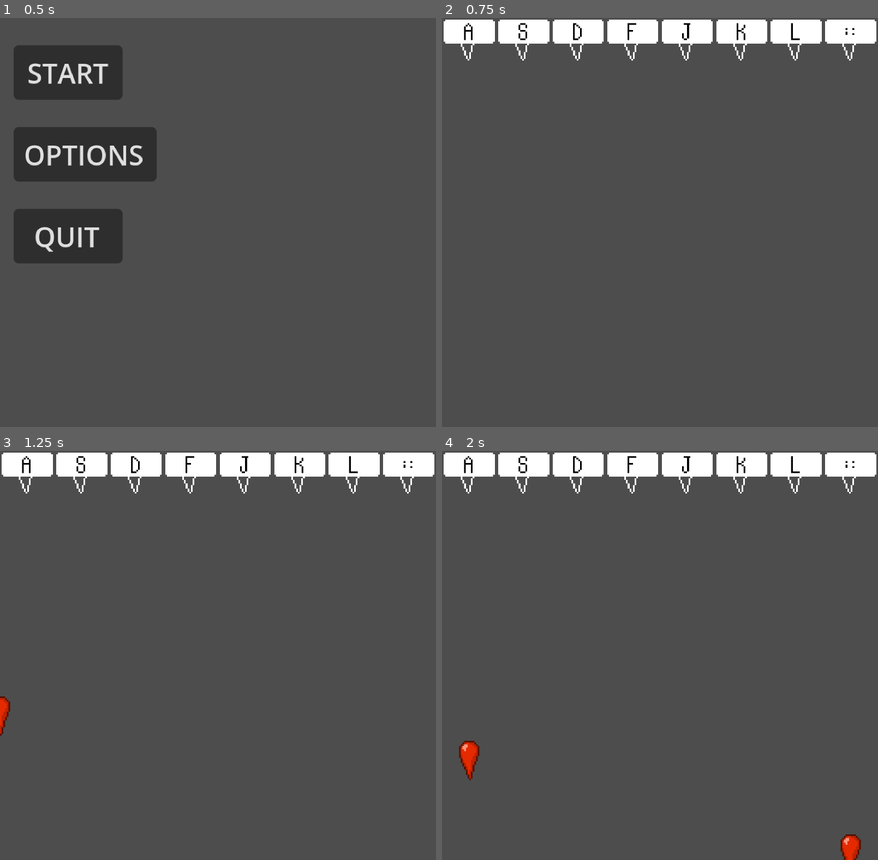
Above: before the commit, frames 1-4 (two rows, left to right).
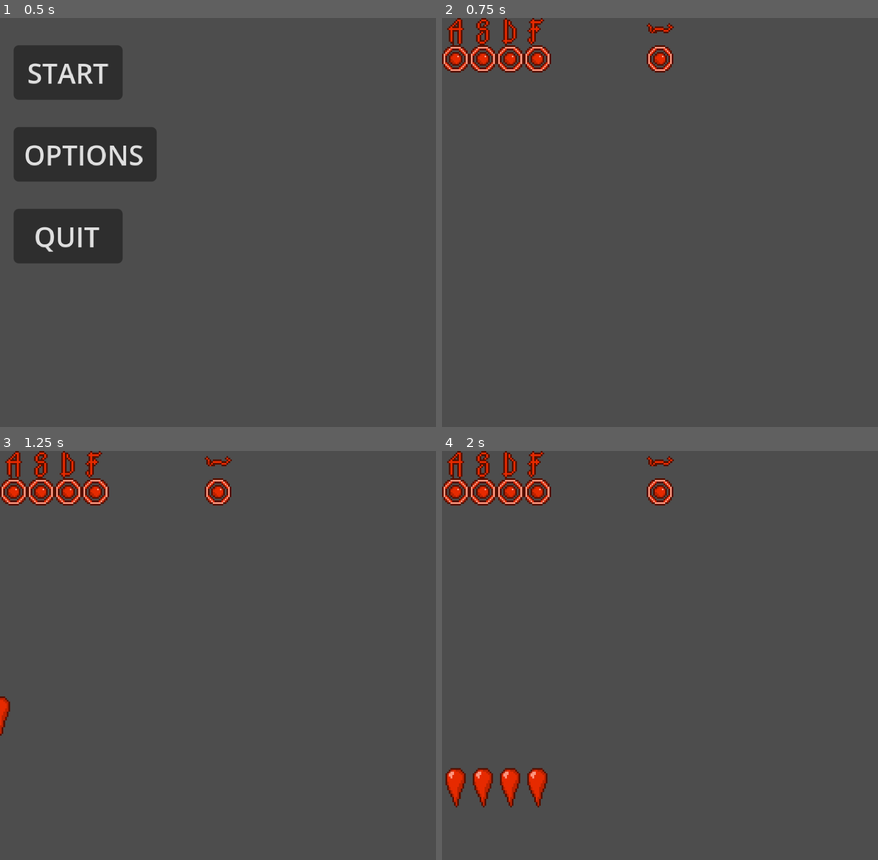
Above: after the commit, the same moments.

Repository: Ada-Rhodes/Bring-Her-Back
Game: Godot game, scene res://main_menu.tscn
The game is run twice, just before and just after one commit, with the same random seed, the same clock (stepped at 60 frames per second) and the same inputs.
Inputs:
- Up to frame 1 (0.5 s): no input
- Up to frame 2 (0.75 s): click "START" at 0.5 s
- Up to frame 3 (1.25 s): no input
- Up to frame 4 (2 s): tap A (Key A) at 1.35 s; tap , (Key Colon) at 1.55 s

Frame 1 is identical in both runs. In frame 2, 7.3% of the frame differs, in the area x 0-100%, y 0-14%; in frame 3, 7.3%; in frame 4, 9.1%, in the area x 0-100%, y 0-100%.

Commit message:
Updated Key Assets
I deleted the old keys and uploaded the new runes ones

Diff:
--- a/Bring-Her-Back/Game.tscn
+++ b/Bring-Her-Back/Game.tscn
@@ -1,182 +1,129 @@
 [gd_scene format=3 uid="uid://dnsxvivxl16nk"]
 
-[ext_resource type="Texture2D" uid="uid://mgty6hcmi8xx" path="res://Assets/Keys/a-key.png" id="1_joorw"]
 [ext_resource type="Script" uid="uid://do4n6y51kf180" path="res://game-loop.gd" id="1_yx171"]
-[ext_resource type="Texture2D" uid="uid://bmn7n2c5ygh26" path="res://Assets/Keys/s-key.png" id="2_2vekm"]
 [ext_resource type="Script" uid="uid://d3lddg5fuil7w" path="res://buttons.gd" id="2_yhmtn"]
-[ext_resource type="Texture2D" uid="uid://cjl8riokup8ku" path="res://Assets/Keys/d-key.png" id="3_yx171"]
+[ext_resource type="Texture2D" uid="uid://dm7qg3epyofso" path="res://Assets/Keys/Target - Ring.png" id="3_3mrqo"]
 [ext_resource type="Script" uid="uid://csg66xiqoewvd" path="res://key_a.gd" id="4_gwjdr"]
-[ext_resource type="Texture2D" uid="uid://crqk7sh3282fi" path="res://Assets/Keys/f-key.png" id="4_yhmtn"]
-[ext_resource type="AudioStream" uid="uid://cdef018wev6qv" path="res://Assets/Sounds/wa6.mp3" id="5_bisgb"]
-[ext_resource type="Texture2D" uid="uid://86yh8416lbsq" path="res://Assets/Keys/j-key.png" id="5_gwjdr"]
-[ext_resource type="Texture2D" uid="uid://nvb2n6gyrmg6" path="res://Assets/Keys/k-key.png" id="6_lvtmh"]
-[ext_resource type="Texture2D" uid="uid://cnbtqxhnor7u5" path="res://Assets/Sprites/blood drop outline.png" id="6_y5ctq"]
-[ext_resource type="Script" uid="uid://cutnj5denvq3r" path="res://key_s.gd" id="7_lvtmh"]
-[ext_resource type="Texture2D" uid="uid://cgywnhrfbgk0w" path="res://Assets/Keys/L-key.png" id="7_yyih5"]
-[ext_resource type="Texture2D" uid="uid://jvjmv3hh50th" path="res://Assets/Keys/colon-key.png" id="8_qjyg3"]
-[ext_resource type="AudioStream" uid="uid://c2sgwnhi5jbga" path="res://Assets/Sounds/wa4.mp3" id="8_y5ctq"]
-[ext_resource type="Script" uid="uid://5jt5mlwmlgap" path="res://key_d.gd" id="9_yyih5"]
-[ext_resource type="Script" uid="uid://b2kdj7d361sjv" path="res://key_f.gd" id="11_qjyg3"]
-[ext_resource type="AudioStream" uid="uid://dkad6w17um0y0" path="res://Assets/Sounds/wa2.mp3" id="11_w7ht3"]
-[ext_resource type="Script" uid="uid://c8gaa6v7xrruh" path="res://key_j.gd" id="13_bvhbk"]
-[ext_resource type="AudioStream" uid="uid://bt2q7ywj2idkj" path="res://Assets/Sounds/wa0.mp3" id="14_8ktx7"]
-[ext_resource type="Script" uid="uid://d3bdhfhhbtpg2" path="res://key_k.gd" id="14_wuoie"]
-[ext_resource type="Script" uid="uid://ck4aixxoopkad" path="res://key_l.gd" id="16_bvhbk"]
-[ext_resource type="AudioStream" uid="uid://dvxyruuw27uxj" path="res://Assets/Sounds/wa1.mp3" id="17_hwsgv"]
-[ext_resource type="Script" uid="uid://lqquiern8nm8" path="res://key_colon.gd" id="18_cpsxm"]
-[ext_resource type="AudioStream" uid="uid://dpfma0gmpwet" path="res://Assets/Sounds/wa3.mp3" id="20_gebyw"]
-[ext_resource type="AudioStream" uid="uid://cwsivb12vub4a" path="res://Assets/Sounds/wa5.mp3" id="23_4my3f"]
-[ext_resource type="AudioStream" uid="uid://bjs88rlgaknlt" path="res://Assets/Sounds/wa7.mp3" id="26_aeq37"]
+[ext_resource type="AudioStream" uid="uid://djaqfkg6y658v" path="res://Assets/Sounds/Heart Beat.wav" id="5_3mrqo"]
+[ext_resource type="Texture2D" uid="uid://csoadue0xeeex" path="res://Assets/Keys/Rune - A.png" id="6_joorw"]
+[ext_resource type="Texture2D" uid="uid://cvpw5i6xegrbx" path="res://Assets/Keys/Target - Drop.png" id="7_2vekm"]
+[ext_resource type="Texture2D" uid="uid://w0vk1h2j2ppx" path="res://Assets/Keys/Rune - S.png" id="8_gwjdr"]
+[ext_resource type="Texture2D" uid="uid://b7ov3pltb1e7p" path="res://Assets/Keys/Rune - D.png" id="9_lvtmh"]
+[ext_resource type="Texture2D" uid="uid://di4h8te3pnkna" path="res://Assets/Keys/Rune - F.png" id="10_yyih5"]
+[ext_resource type="Script" uid="uid://wtt2gj35qp8j" path="res://key_space.gd" id="11_qjyg3"]
+[ext_resource type="Texture2D" uid="uid://dx61bmnsl27tn" path="res://Assets/Keys/Rune - Sp.png" id="12_elkpi"]
 
 [sub_resource type="RectangleShape2D" id="RectangleShape2D_yg35m"]
-size = Vector2(32, 16)
+size = Vector2(16, 16)
 
 [node name="Game" type="Node2D" unique_id=983887579]
 script = ExtResource("1_yx171")
 
 [node name="Buttons" type="CanvasGroup" parent="." unique_id=805277953]
+position = Vector2(0, 24)
 script = ExtResource("2_yhmtn")
 
-[node name="Key A" type="Sprite2D" parent="Buttons" unique_id=16194927]
-position = Vector2(16, 8)
-texture = ExtResource("1_joorw")
+[node name="A - Target Ring" type="Sprite2D" parent="Buttons" unique_id=16194927]
+position = Vector2(8, 0)
+texture = ExtResource("3_3mrqo")
 script = ExtResource("4_gwjdr")
 
-[node name="StaticBody2D" type="StaticBody2D" parent="Buttons/Key A" unique_id=40990239]
+[node name="StaticBody2D" type="StaticBody2D" parent="Buttons/A - Target Ring" unique_id=40990239]
 
-[node name="CollisionShape2D" type="CollisionShape2D" parent="Buttons/Key A/StaticBody2D" unique_id=2131473441]
+[node name="CollisionShape2D" type="CollisionShape2D" parent="Buttons/A - Target Ring/StaticBody2D" unique_id=2131473441]
 shape = SubResource("RectangleShape2D_yg35m")
 disabled = true
 
-[node name="AudioStreamPlayer" type="AudioStreamPlayer" parent="Buttons/Key A" unique_id=1697709971]
-stream = ExtResource("5_bisgb")
+[node name="AudioStreamPlayer" type="AudioStreamPlayer" parent="Buttons/A - Target Ring" unique_id=1697709971]
+stream = ExtResource("5_3mrqo")
 
-[node name="BloodDropOutline" type="Sprite2D" parent="Buttons/Key A" unique_id=1511278136]
-position = Vector2(-1, 6)
-texture = ExtResource("6_y5ctq")
+[node name="Rune Label" type="Sprite2D" parent="Buttons/A - Target Ring" unique_id=1511278136]
+position = Vector2(0, -16)
+texture = ExtResource("6_joorw")
 
-[node name="Key S" type="Sprite2D" parent="Buttons" unique_id=612567100]
-position = Vector2(48, 8)
-texture = ExtResource("2_2vekm")
-script = ExtResource("7_lvtmh")
+[node name="Target Drop" type="Sprite2D" parent="Buttons/A - Target Ring" unique_id=1277380455]
+texture = ExtResource("7_2vekm")
 
-[node name="StaticBody2D" type="StaticBody2D" parent="Buttons/Key S" unique_id=218593809]
+[node name="S - Target Ring" type="Sprite2D" parent="Buttons" unique_id=875887354]
+position = Vector2(24, 0)
+texture = ExtResource("3_3mrqo")
+script = ExtResource("4_gwjdr")
 
-[node name="CollisionShape2D" type="CollisionShape2D" parent="Buttons/Key S/StaticBody2D" unique_id=2052145202]
+[node name="StaticBody2D" type="StaticBody2D" parent="Buttons/S - Target Ring" unique_id=1211242867]
+
+[node name="CollisionShape2D" type="CollisionShape2D" parent="Buttons/S - Target Ring/StaticBody2D" unique_id=1051454202]
 shape = SubResource("RectangleShape2D_yg35m")
 disabled = true
 
-[node name="AudioStreamPlayer" type="AudioStreamPlayer" parent="Buttons/Key S" unique_id=1698509832]
-stream = ExtResource("8_y5ctq")
+[node name="AudioStreamPlayer" type="AudioStreamPlayer" parent="Buttons/S - Target Ring" unique_id=871263690]
+stream = ExtResource("5_3mrqo")
 
-[node name="BloodDropOutline" type="Sprite2D" parent="Buttons/Key S" unique_id=984921522]
-position = Vector2(-1, 6)
-texture = ExtResource("6_y5ctq")
+[node name="Rune Label" type="Sprite2D" parent="Buttons/S - Target Ring" unique_id=1635944081]
+position = Vector2(0, -16)
+texture = ExtResource("8_gwjdr")
 
-[node name="Key D" type="Sprite2D" parent="Buttons" unique_id=732655924]
-position = Vector2(80, 8)
-texture = ExtResource("3_yx171")
-script = ExtResource("9_yyih5")
+[node name="Target Drop" type="Sprite2D" parent="Buttons/S - Target Ring" unique_id=278005240]
+texture = ExtResource("7_2vekm")
 
-[node name="StaticBody2D" type="StaticBody2D" parent="Buttons/Key D" unique_id=1475548821]
+[node name="D - Target Ring" type="Sprite2D" parent="Buttons" unique_id=1310602918]
+position = Vector2(40, 0)
+texture = ExtResource("3_3mrqo")
+script = ExtResource("4_gwjdr")
 
-[node name="CollisionShape2D" type="CollisionShape2D" parent="Buttons/Key D/StaticBody2D" unique_id=270436030]
+[node name="StaticBody2D" type="StaticBody2D" parent="Buttons/D - Target Ring" unique_id=1608827842]
+
+[node name="CollisionShape2D" type="CollisionShape2D" parent="Buttons/D - Target Ring/StaticBody2D" unique_id=1981425137]
 shape = SubResource("RectangleShape2D_yg35m")
 disabled = true
 
-[node name="AudioStreamPlayer" type="AudioStreamPlayer" parent="Buttons/Key D" unique_id=1276724256]
-stream = ExtResource("11_w7ht3")
+[node name="AudioStreamPlayer" type="AudioStreamPlayer" parent="Buttons/D - Target Ring" unique_id=35226729]
+stream = ExtResource("5_3mrqo")
 
-[node name="BloodDropOutline" type="Sprite2D" parent="Buttons/Key D" unique_id=1326991833]
-position = Vector2(-1, 6)
-texture = ExtResource("6_y5ctq")
+[node name="Rune Label" type="Sprite2D" parent="Buttons/D - Target Ring" unique_id=714154662]
+position = Vector2(0, -16)
+texture = ExtResource("9_lvtmh")
 
-[node name="Key F" type="Sprite2D" parent="Buttons" unique_id=590894051]
-position = Vector2(112, 8)
-texture = ExtResource("4_yhmtn")
-script = ExtResource("11_qjyg3")
+[node name="Target Drop" type="Sprite2D" parent="Buttons/D - Target Ring" unique_id=1453923942]
+texture = ExtResource("7_2vekm")
 
-[node name="StaticBody2D" type="StaticBody2D" parent="Buttons/Key F" unique_id=1786576393]
+[node name="F - Target Ring" type="Sprite2D" parent="Buttons" unique_id=1081905276]
+position = Vector2(56, 0)
+texture = ExtResource("3_3mrqo")
+script = ExtResource("4_gwjdr")
 
-[node name="CollisionShape2D" type="CollisionShape2D" parent="Buttons/Key F/StaticBody2D" unique_id=256932549]
+[node name="StaticBody2D" type="StaticBody2D" parent="Buttons/F - Target Ring" unique_id=1407537157]
+
+[node name="CollisionShape2D" type="CollisionShape2D" parent="Buttons/F - Target Ring/StaticBody2D" unique_id=877921362]
 shape = SubResource("RectangleShape2D_yg35m")
 disabled = true
 
-[node name="AudioStreamPlayer" type="AudioStreamPlayer" parent="Buttons/Key F" unique_id=1857367584]
-stream = ExtResource("14_8ktx7")
+[node name="AudioStreamPlayer" type="AudioStreamPlayer" parent="Buttons/F - Target Ring" unique_id=2072485214]
+stream = ExtResource("5_3mrqo")
 
-[node name="BloodDropOutline" type="Sprite2D" parent="Buttons/Key F" unique_id=256113125]
-position = Vector2(-1, 6)
-texture = ExtResource("6_y5ctq")
+[node name="Rune Label" type="Sprite2D" parent="Buttons/F - Target Ring" unique_id=1389303080]
+position = Vector2(0, -16)
+texture = ExtResource("10_yyih5")
 
-[node name="Key J" type="Sprite2D" parent="Buttons" unique_id=188705831]
-position = Vector2(144, 8)
-texture = ExtResource("5_gwjdr")
-script = ExtResource("13_bvhbk")
+[node name="Target Drop" type="Sprite2D" parent="Buttons/F - Target Ring" unique_id=1063174083]
+texture = ExtResource("7_2vekm")
 
-[node name="StaticBody2D" type="StaticBody2D" parent="Buttons/Key J" unique_id=605630487]
+[node name="Space - Target Ring" type="Sprite2D" parent="Buttons" unique_id=553866563]
+position = Vector2(128, 0)
+texture = ExtResource("3_3mrqo")
+script = ExtResource("11_qjyg3")
 
-[node name="CollisionShape2D" type="CollisionShape2D" parent="Buttons/Key J/StaticBody2D" unique_id=1860140551]
+[node name="StaticBody2D" type="StaticBody2D" parent="Buttons/Space - Target Ring" unique_id=258302125]
+
+[node name="CollisionShape2D" type="CollisionShape2D" parent="Buttons/Space - Target Ring/StaticBody2D" unique_id=1979629160]
 shape = SubResource("RectangleShape2D_yg35m")
 disabled = true
 
-[node name="AudioStreamPlayer" type="AudioStreamPlayer" parent="Buttons/Key J" unique_id=2039098588]
-stream = ExtResource("17_hwsgv")
+[node name="AudioStreamPlayer" type="AudioStreamPlayer" parent="Buttons/Space - Target Ring" unique_id=1626331230]
+stream = ExtResource("5_3mrqo")
 
-[node name="BloodDropOutline" type="Sprite2D" parent="Buttons/Key J" unique_id=314510840]
-position = Vector2(-1, 6)
-texture = ExtResource("6_y5ctq")
+[node name="Rune Label" type="Sprite2D" parent="Buttons/Space - Target Ring" unique_id=1007269892]
+position = Vector2(0, -16)
+texture = ExtResource("12_elkpi")
 
-[node name="Key K" type="Sprite2D" parent="Buttons" unique_id=879407633]
-position = Vector2(176, 8)
-texture = ExtResource("6_lvtmh")
-script = ExtResource("14_wuoie")
-
-[node name="StaticBody2D" type="StaticBody2D" parent="Buttons/Key K" unique_id=687469722]
-
-[node name="CollisionShape2D" type="CollisionShape2D" parent="Buttons/Key K/StaticBody2D" unique_id=276763834]
-shape = SubResource("RectangleShape2D_yg35m")
-disabled = true
-
-[node name="AudioStreamPlayer" type="AudioStreamPlayer" parent="Buttons/Key K" unique_id=42666671]
-stream = ExtResource("20_gebyw")
-
-[node name="BloodDropOutline" type="Sprite2D" parent="Buttons/Key K" unique_id=72306881]
-position = Vector2(-1, 6)
-texture = ExtResource("6_y5ctq")
-
-[node name="Key L" type="Sprite2D" parent="Buttons" unique_id=784377286]
-position = Vector2(208, 8)
-texture = ExtResource("7_yyih5")
-script = ExtResource("16_bvhbk")
-
-[node name="StaticBody2D" type="StaticBody2D" parent="Buttons/Key L" unique_id=899511680]
-
-[node name="CollisionShape2D" type="CollisionShape2D" parent="Buttons/Key L/StaticBody2D" unique_id=266833717]
-shape = SubResource("RectangleShape2D_yg35m")
-disabled = true
-
-[node name="AudioStreamPlayer" type="AudioStreamPlayer" parent="Buttons/Key L" unique_id=370845968]
-stream = ExtResource("23_4my3f")
-
-[node name="BloodDropOutline" type="Sprite2D" parent="Buttons/Key L" unique_id=2103445932]
-position = Vector2(-1, 6)
-texture = ExtResource("6_y5ctq")
-
-[node name="Key Colon" type="Sprite2D" parent="Buttons" unique_id=265064061]
-position = Vector2(240, 8)
-texture = ExtResource("8_qjyg3")
-script = ExtResource("18_cpsxm")
-
-[node name="StaticBody2D" type="StaticBody2D" parent="Buttons/Key Colon" unique_id=733625283]
-
-[node name="CollisionShape2D" type="CollisionShape2D" parent="Buttons/Key Colon/StaticBody2D" unique_id=310983489]
-shape = SubResource("RectangleShape2D_yg35m")
-disabled = true
-
-[node name="AudioStreamPlayer" type="AudioStreamPlayer" parent="Buttons/Key Colon" unique_id=414516283]
-stream = ExtResource("26_aeq37")
-
-[node name="BloodDropOutline" type="Sprite2D" parent="Buttons/Key Colon" unique_id=751336263]
-position = Vector2(-1, 6)
-texture = ExtResource("6_y5ctq")
+[node name="Target Drop" type="Sprite2D" parent="Buttons/Space - Target Ring" unique_id=1077802321]
+texture = ExtResource("7_2vekm")
--- /dev/null
+++ b/Bring-Her-Back/key_space.gd
@@ -0,0 +1,31 @@
+extends Sprite2D
+
+
+# Pre-Load Blood Drop Instance
+const BLOOD_DROP = preload("res://prefabs/blood_drop.tscn")
+
+
+# Called when the node enters the scene tree for the first time.
+func _ready() -> void:
+	pass # Replace with function body.
+
+
+
+# Called every frame. 'delta' is the elapsed time since the previous frame.
+func _process(delta: float) -> void:
+	var aPressed = Input.is_action_just_pressed("Key Space")
+	if aPressed == true:
+		$AudioStreamPlayer.play()
+		#print('Button pressed')
+		spawn_blood()
+
+# Spawn Blood drop in desired position
+func spawn_blood() -> void:
+	# Create an instance of the blood drop
+	var blood_instance = BLOOD_DROP.instantiate()
+
+	# Set blood drop position 1-8
+	# Do this later
+
+	# Add blood drop to paret scene as a child
+	add_child(blood_instance)
--- a/Bring-Her-Back/prefabs/blood_drop.gd
+++ b/Bring-Her-Back/prefabs/blood_drop.gd
@@ -19,5 +19,5 @@
 	local_pos = get_node("BloodDrop").position.y
 	if local_pos < -10:
 		var elapsed_time = Time.get_ticks_msec() - start_time
-		#print("Time elapsed: ", elapsed_time, " ms")
+		print("Time elapsed: ", elapsed_time, " ms")
 		queue_free()
--- a/Bring-Her-Back/project.godot
+++ b/Bring-Her-Back/project.godot
@@ -69,6 +69,11 @@
 "events": [Object(InputEventKey,"resource_local_to_scene":false,"resource_name":"","device":-1,"window_id":0,"alt_press …(191 unchanged characters)…
 ]
 }
+"Key Space"={
+"deadzone": 0.2,
+"events": [Object(InputEventKey,"resource_local_to_scene":false,"resource_name":"","device":-1,"window_id":0,"alt_pressed":false,"shift_pressed":false,"ctrl_pressed":false,"meta_pressed":false,"pressed":false,"keycode":0,"physical_keycode":32,"key_label":0,"unicode":32,"location":0,"echo":false,"script":null)
+]
+}
 
 [physics]
 
Binary file removed: Bring-Her-Back/Assets/Keys/L-key.png
Binary file added: Bring-Her-Back/Assets/Keys/Rule - Col.png
Not shown, changed: Bring-Her-Back/Assets/Keys/Rule - Col.png.import
Binary file added: Bring-Her-Back/Assets/Keys/Rune - A.png
Not shown, added: Bring-Her-Back/Assets/Keys/Rune - A.png.import
Binary file added: Bring-Her-Back/Assets/Keys/Rune - D.png
Not shown, changed: Bring-Her-Back/Assets/Keys/Rune - D.png.import
Binary file added: Bring-Her-Back/Assets/Keys/Rune - F.png
Not shown, changed: Bring-Her-Back/Assets/Keys/Rune - F.png.import
Binary file added: Bring-Her-Back/Assets/Keys/Rune - J.png
Not shown, changed: Bring-Her-Back/Assets/Keys/Rune - J.png.import
Binary file added: Bring-Her-Back/Assets/Keys/Rune - K.png
(and 22 more such lines)
